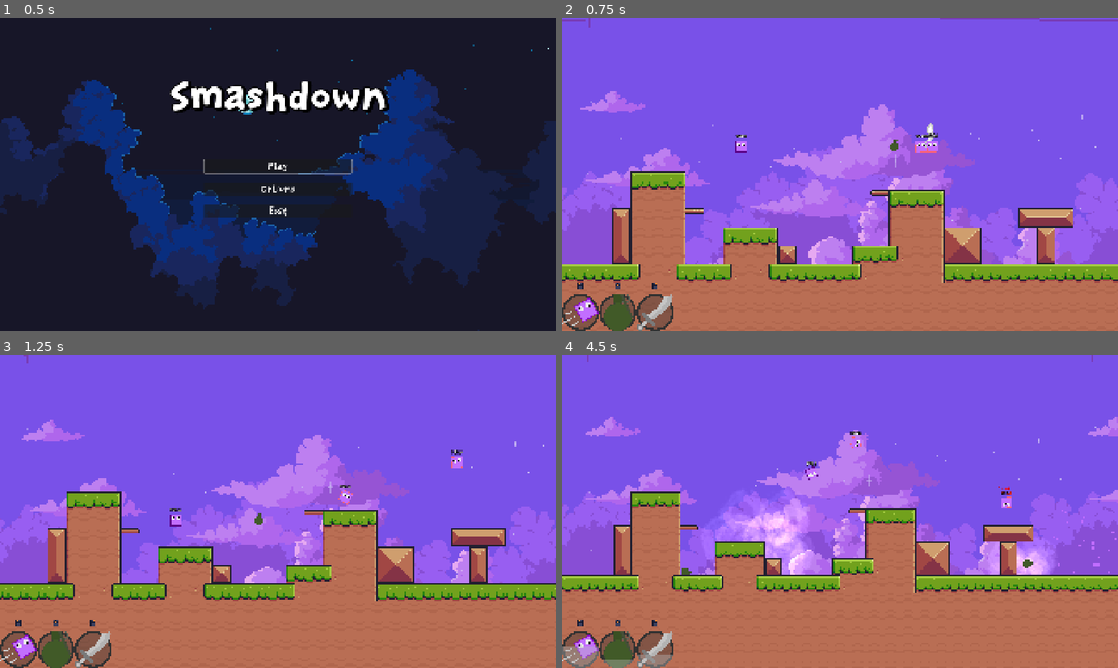
Above: before the commit, frames 1-4 (two rows, left to right).
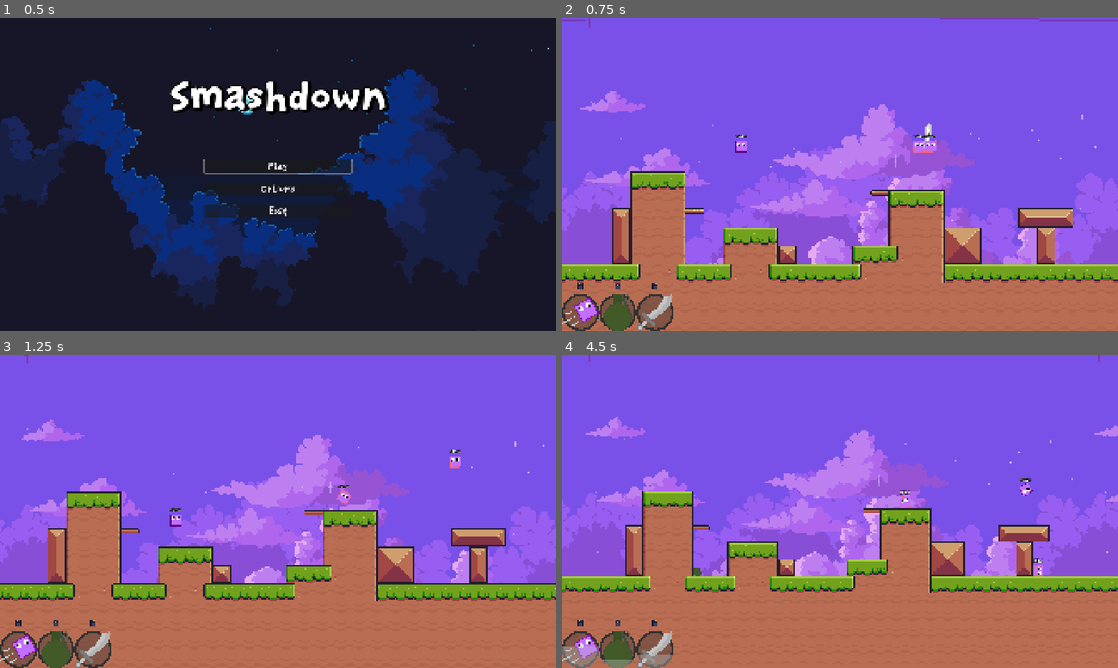
Above: after the commit, the same moments.

Repository: BoppleOpple/beat-the-clock
Game: Godot game, scene res://ui/main_menu/main_menu.tscn
The game is run twice, just before and just after one commit, with the same random seed, the same clock (stepped at 60 frames per second) and the same inputs.
Inputs (mouse positions are in pixels of both pictures, inside the frame that each line leads up to):
- Up to frame 1 (0.5 s): no input
- Up to frame 2 (0.75 s): click "Play" at 0.5 s
- Up to frame 3 (1.25 s): no input
- Up to frame 4 (4.5 s): move the mouse to (739, 524) at 1.27 s; hold D (gameplay_right) 1.28-2.03 s; click (739, 524) at 1.35 s; tap Space (gameplay_jump) at 1.52, 2.27, 3.77 s; move the mouse to (873, 498) at 2.02 s; hold S (gameplay_down) 2.03-2.78 s; tap Middle mouse button (gameplay_ability_middle) at 2.1, 4.35 s; click (873, 498) at 2.17 s; move the mouse to (1101, 570) at 2.77 s; hold D (gameplay_right) 2.78-3.53 s; right-click (1101, 570) at 2.85 s; click (1101, 570) at 2.92 s; move the mouse to (812, 574) at 3.52 s; hold W (gameplay_up) 3.53-4.28 s; click (812, 574) at 3.6 s; move the mouse to (1006, 558) at 4.27 s; hold A (gameplay_left) from 4.28 s (still down)

Frame 1 is identical in both runs. In frame 2, 0.2% of the frame differs, in the area x 59-68%, y 33-44%; in frame 3, 0.2%; in frame 4, 15%, in the area x 0-100%, y 0-76%.

Commit message:
fix: bombers no longer throw frame 1

Diff:
--- a/actors/enemies/bomber/enemy_bomber.gd
+++ b/actors/enemies/bomber/enemy_bomber.gd
@@ -115,6 +115,8 @@
 		return false
 	if self.target_node is Grenade:
 		return false
+	if self.current_state == "IDLE":
+		return false
 	if ( \
 		global_position.distance_to(self.target_node.global_position) > 150 \
 		and next_bomb == 2 \
@@ -131,6 +133,8 @@
 		return false
 	if self.target_node is Grenade:
 		return false
+	if self.current_state == "IDLE":
+		return false
 	if ( \
 		global_position.distance_to(self.target_node.global_position) > 150 \
 		and next_bomb == 3 \
